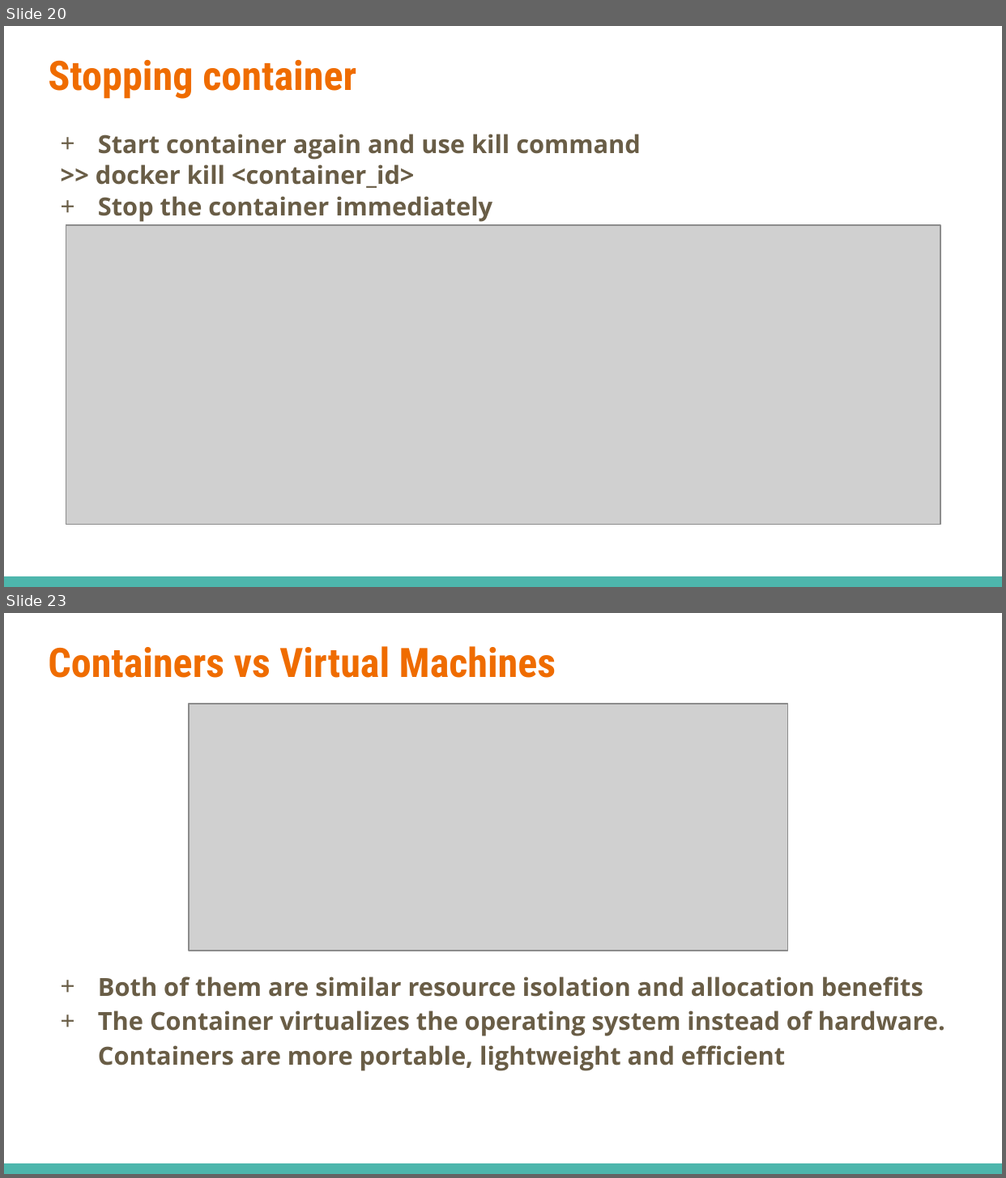
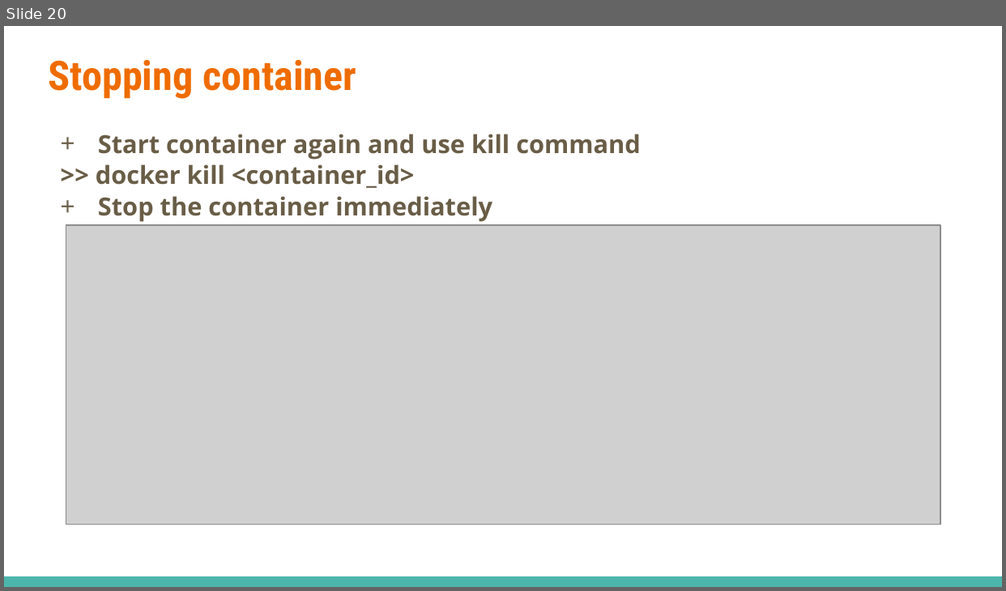
Before and after one commit to dinhhung09138/Learning-Example, a slide deck: Docker - 02 - Manipulating Containers.pptx. Shown one above the other, each under a label of ours: slides 20 and 23 before the commit, slide 20 after it; the slides between them are not shown. The pictures are 1006x1178 and 1006x591 pixels, drawn with LibreOffice and Linux fonts; fonts in the diff are those of the drawing; grey boxes stand for pictures. Boxes give left, top, right and bottom in pixels: in the first picture for what was removed or moved away, otherwise in the second. Text is boxed around its words. In the diff, an @@ line names an element or a change of style, - is before the commit and + after.

```diff
--- a/Docker - 02 - Manipulating Containers.pptx
+++ b/Docker - 02 - Manipulating Containers.pptx
@@ slide 23 removed at box(4, 613, 1002, 1174), background #FFFFFF; not listed: 1 template element that a slide beside it also shows @@
@@ title removed at box(48, 646, 556, 678) @@
-Containers vs Virtual Machines
@@ picture removed at box(189, 704, 787, 952) @@
@@ text removed at box(98, 977, 945, 1071) @@
-+ Both of them are similar resource isolation and allocation benefits
-+ The Container virtualizes the operating system instead of hardware. Containers are more portable, lightweight and efficient
```
Also in this commit, not shown: 9 slides added, 21 other slides removed, 15 other files.
